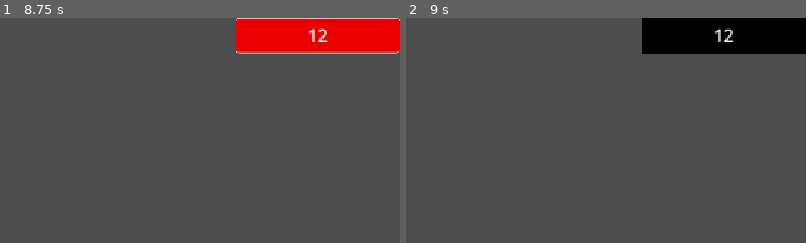
Above: before the commit, frames 1-2 (left to right).
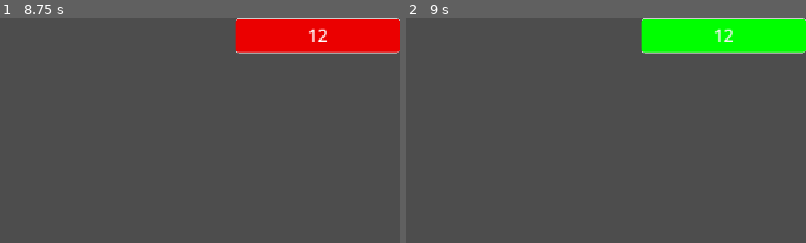
Above: after the commit, the same moments.

Repository: sojulover777/Task-manager
Game: Godot game, scene res://node_2d.tscn
Two runs of this game, one before a commit and one after it. Both use one fixed random seed, a clock stepped at 60 frames per second and the inputs below. The project has no main scene, so this scene is started directly.
Inputs (mouse positions are % of the whole screen's width and height, from its top left):
- Up to frame 1 (8.75 s): click "ввести задачу" at 0.5 s; click (51, 57) at 1.27 s; type "12" at 1.35 s; click "обновить данные" at 2 s; click "ввести юзера" at 2.75 s; click "ввести задачу" at 3.5 s; click "обновить данные" at 4.25 s; click "ввести юзера" at 5 s; click "ввести задачу" at 5.75 s; click "обновить данные" at 6.5 s; click "ввести юзера" at 7.25 s; tap Enter at 8, 8.1 s
- Up to frame 2 (9 s): click "12" at 8.75 s
The pictures show only the part of the screen within x 50-100%, y 0-50%; the shares and areas given below are measured in that part.

Frame 1 is identical in both runs. In frame 2, 6.6% of the frame differs, in the area x 58-100%, y 0-16%.

Commit message:
Created color save system

Diff:
--- a/node_2d.gd
+++ b/node_2d.gd
@@ -4,39 +4,31 @@
 @onready var user_container = $VBoxContainer2
 @onready var input = $input
 
-var users_lib = {
+var users_lib = {}
 
-}
-
-var user_buttons = {}
+var user_buttons: Array[Button] = []
+var selected_button: Button = null
 var counter = 0
 var current_user = ""
 var adding_user = true
 
 func _ready() -> void:
-
-	for users in users_lib:
-		var user = Button.new()
-		user.text = users
-		user_container.add_child(user)
-		user.pressed.connect(_on_user_pressed.bind(user.text))
+	for user_name in users_lib:
+		_create_user_button(user_name)
 
 	input.visible = false
 
-func _style_button(button: Button):
-	var empty = StyleBoxEmpty.new()
-	button.add_theme_stylebox_override("normal", empty)
-	button.add_theme_stylebox_override("pressed", empty)
-	button.add_theme_stylebox_override("focus", empty)
+func _create_user_button(user_name: String) -> Button:
+	var user = Button.new()
+	user.text = user_name
+	_style_button(user)
+	user_container.add_child(user)
+	user.pressed.connect(_on_user_pressed.bind(user))
+	user_buttons.append(user)
+	return user
 
-	var hover = StyleBoxFlat.new()
-	hover.bg_color = Color(0.0, 0.0, 0.0, 1.0)
-	button.add_theme_stylebox_override("hover", hover)
-	button.add_theme_font_size_override("font_size", 25)
-	button.add_theme_color_override("font_color", Color(1.0, 1.0, 1.0, 1.0))
-
+func _style_button(button: Button) -> StyleBoxFlat:
 	var btn_bg = StyleBoxFlat.new()
-
 	btn_bg.bg_color = Color(0.922, 0.0, 0.0, 1.0)
 	btn_bg.corner_radius_bottom_left = 5
 	btn_bg.corner_radius_bottom_right = 5
@@ -46,8 +38,20 @@
 	btn_bg.border_width_top = 2
 	btn_bg.content_margin_bottom = 8
 	btn_bg.content_margin_top = 8
+
 	button.add_theme_stylebox_override("normal", btn_bg)
+	button.add_theme_stylebox_override("pressed", btn_bg)
+	button.add_theme_stylebox_override("hover", btn_bg)
+	button.add_theme_stylebox_override("focus", StyleBoxEmpty.new())
+	button.add_theme_font_size_override("font_size", 25)
+	button.add_theme_color_override("font_color", Color(1.0, 1.0, 1.0, 1.0))
+
 	return btn_bg
+
+func _set_button_color(btn: Button, color: Color) -> void:
+	var style = btn.get_theme_stylebox("normal")
+	if style is StyleBoxFlat:
+		style.bg_color = color
 
 func _on_add_user_pressed() -> void:
 	input.placeholder_text = "введите имя юзера"
@@ -72,93 +76,98 @@
 				if title.is_empty():
 					return
 
-				match adding_user:
+				if adding_user:
+					_add_user(title)
+				else:
+					_add_task(title)
 
-					false:
-						if current_user == "":
-							input.placeholder_text = "сначала выбери пользователя"
-							input.visible = false
-							return
-						var task_id = counter
-						counter += 1
-						users_lib[current_user][task_id] = title
-
-						var delete_button = Button.new()
-						delete_button.text = "завершить задачу"
-
-						var task = Button.new()
-						var task_style = _style_button(task)
-						task.text = title
-
-						var hbox = HBoxContainer.new()
-						hbox.add_child(task)
-						hbox.add_child(delete_button)
-						task_container.add_child(hbox)
-
-						delete_button.pressed.connect(_on_delete_task.bind(hbox, task_id))
-						task.pressed.connect(_on_task_color.bind(task, task_style))
-
-						input.text = ""
-						input.visible = false
-
-					true:
-						users_lib[title] = {}
-						var user = Button.new()
-						user.text = title
-						var user_style = _style_button(user)
-						user_container.add_child(user)
-						user.pressed.connect(_on_user_pressed.bind(user, user_style))
-
-						input.text = ""
-						input.visible = false
+				input.text = ""
+				input.visible = false
+				input.release_focus()
 
 			KEY_ESCAPE:
 				input.text = ""
 				input.visible = false
+				input.release_focus()
+
+func _add_user(title: String) -> void:
+	if users_lib.has(title):
+		input.placeholder_text = "такой юзер уже есть"
+		return
+
+	users_lib[title] = {}
+	_create_user_button(title)
+
+func _add_task(title: String) -> void:
+	if current_user == "" or not users_lib.has(current_user):
+		input.placeholder_text = "сначала выбери пользователя"
+		input.visible = false
+		return
+
+	var task_id = counter
+	counter += 1
+	users_lib[current_user][task_id] = {"title": title, "stage": 0}
+	_create_task_row(task_id, users_lib[current_user][task_id])
+
+func _create_task_row(task_id: int, task_data: Dictionary) -> void:
+	var task = Button.new()
+	var task_style = _style_button(task)
+
+	task.text = task_data["title"]
+	_apply_color_changes(task_style, task_data["stage"])
+	task.set_meta("color_stage", task_data["stage"])
+
+	var delete_button = Button.new()
+	delete_button.text = "завершить задачу"
+
+	var hbox = HBoxContainer.new()
+	hbox.add_child(task)
+	hbox.add_child(delete_button)
+	task_container.add_child(hbox)
+
+	delete_button.pressed.connect(_on_delete_task.bind(hbox, task_id))
+	task.pressed.connect(_on_task_color.bind(task, task_style, task_id))
+
+func _apply_color_changes(style: StyleBoxFlat, stage: int):
+	match stage:
+		0:
+			style.bg_color = Color(1.0, 0.0, 0.0, 1.0)
+		1:
+			style.bg_color = Color(1.0, 1.0, 0.0, 1.0)
+		2:
+			style.bg_color = Color(0.0, 1.0, 0.0, 1.0)
 
 func _on_delete_task(row: Node, id: int) -> void:
 	if current_user != "" and users_lib.has(current_user):
 		users_lib[current_user].erase(id)
-		row.queue_free()
+	row.queue_free()
 
-func _on_task_color(btn: Button, style: StyleBoxFlat) -> void:
+func _on_task_color(btn: Button, style: StyleBoxFlat, task_id: int) -> void:
 	var stage = btn.get_meta("color_stage", 0)
 	stage = (stage + 1) % 3
+
+	users_lib[current_user][task_id]["stage"] = stage
+
 	btn.set_meta("color_stage", stage)
+	_apply_color_changes(style, stage)
 
-	match stage:
-		0:
-			style.bg_color = Color(1.0, 0.576, 0.781, 1.0)
-		1:
-			style.bg_color = Color(0.756, 0.589, 0.0, 1.0)
-		2:
-			style.bg_color = Color(0.0, 0.697, 0.226, 1.0)
+func _on_user_pressed(user: Button) -> void:
+	selected_button = user
+	current_user = user.text
+	print("Выбран: ", current_user, " | users_lib: ", users_lib)
 
-func _on_user_pressed(user: Button, style: StyleBoxFlat) -> void:
-	current_user = user.text
-	print(users_lib)
+	for btn in user_buttons:
+		if btn == selected_button:
+			_set_button_color(btn, Color.GREEN)
+		else:
+			_set_button_color(btn, Color.RED)
 
-	if task_container == null:
+	for child in task_container.get_children():
+		child.queue_free()
+
+	if not users_lib.has(current_user):
 		return
-	else:
 
-		for child in task_container.get_children():
-			task_container.remove_child(child)
-			child.queue_free()
 	for task_id in users_lib[current_user]:
-		var task_body = users_lib[current_user][task_id]
-
-		var task = Button.new()
-		var task_style = _style_button(task)
-		task.text = task_body
-
-		var delete_button = Button.new()
-		delete_button.text = "завершить задачу"
-
-		var hbox = HBoxContainer.new()
-		hbox.add_child(task)
-		hbox.add_child(delete_button)
-		task_container.add_child(hbox)
-
-		delete_button.pressed.connect(_on_delete_task.bind(hbox, task_id))
-		task.pressed.connect(_on_task_color.bind(task, task_style))
+		var task_data = users_lib[current_user][task_id]
+		_create_task_row(task_id, task_data)
Not shown: 1 places in node_2d.tscn that only renumber resources
